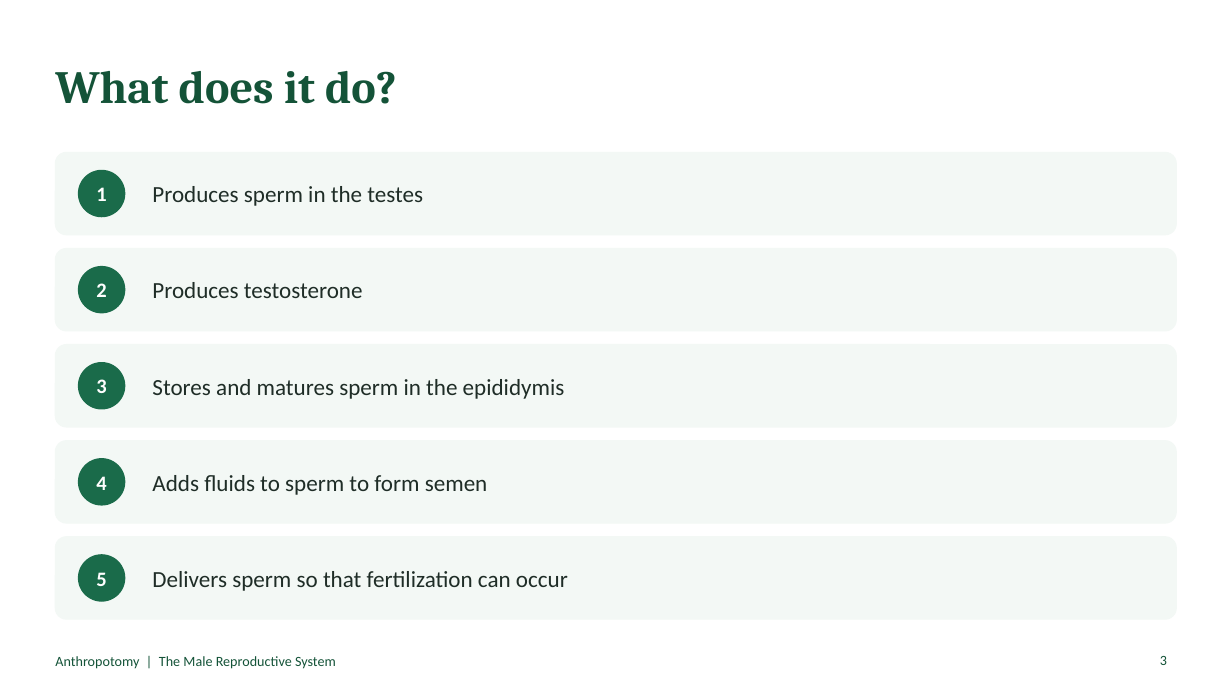
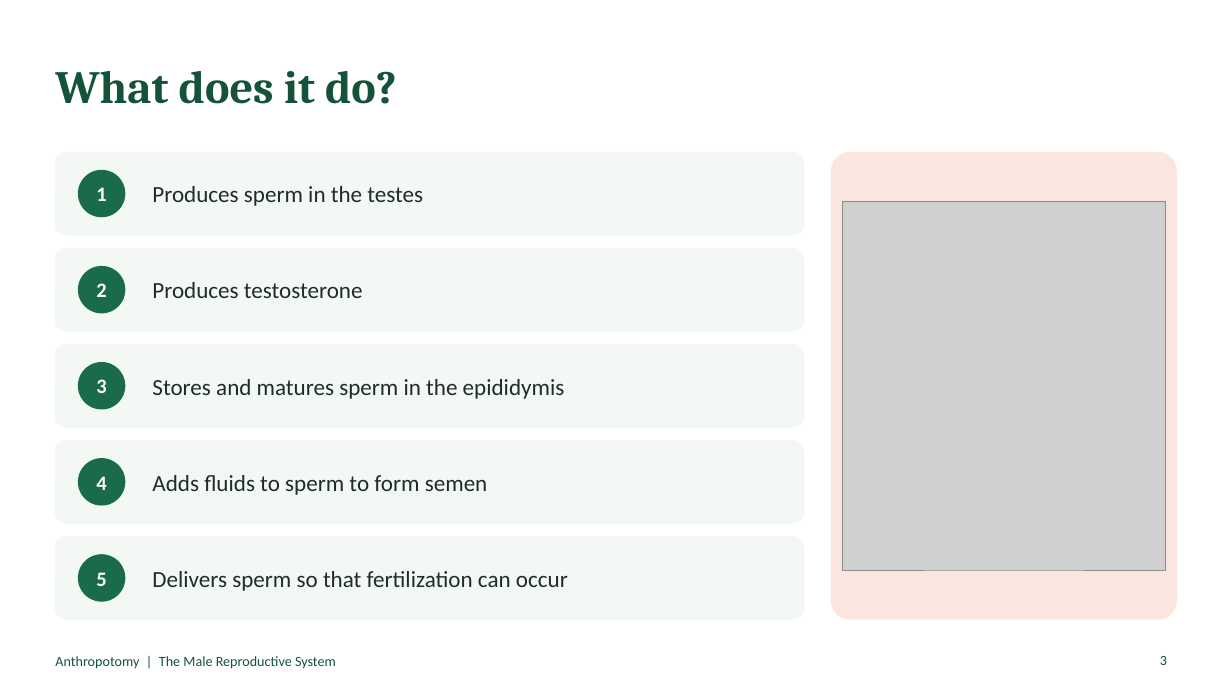
Before and after one commit to Ezkiel2004/Anthropotomy, a slide deck: slide 3 of docs/body-systems/male-reproductive-system.pptx. Drawn at 1232x693 pixels with LibreOffice and Linux fonts; fonts in the diff are those of the drawing; grey boxes stand for pictures. Boxes give left, top, right and bottom in pixels: in the first picture for what was removed or moved away, otherwise in the second. Text is boxed around its words. In the diff, an @@ line names an element or a change of style, - is before the commit and + after.

```diff
--- a/docs/body-systems/male-reproductive-system.pptx
+++ b/docs/body-systems/male-reproductive-system.pptx
@@ rounded rectangle: place and size @@
-rounded rectangle at [55, 152, 1177, 235]
+rounded rectangle at [55, 152, 804, 235]
@@ rounded rectangle added at [832, 152, 1177, 619], fill #FBE6DF, outline #FBE6DF 1 pt @@
@@ picture added at [843, 201, 1165, 570] @@
@@ rounded rectangle: place and size @@
-rounded rectangle at [55, 249, 1177, 331]
+rounded rectangle at [55, 249, 804, 331]
@@ rounded rectangle: place and size @@
-rounded rectangle at [55, 345, 1177, 427]
+rounded rectangle at [55, 345, 804, 427]
@@ rounded rectangle: place and size @@
-rounded rectangle at [55, 441, 1177, 523]
+rounded rectangle at [55, 441, 804, 523]
@@ rounded rectangle: place and size @@
-rounded rectangle at [55, 537, 1177, 619]
+rounded rectangle at [55, 537, 804, 619]
```
Also in this commit, not shown: 4 other slides changed, 1 other file.
